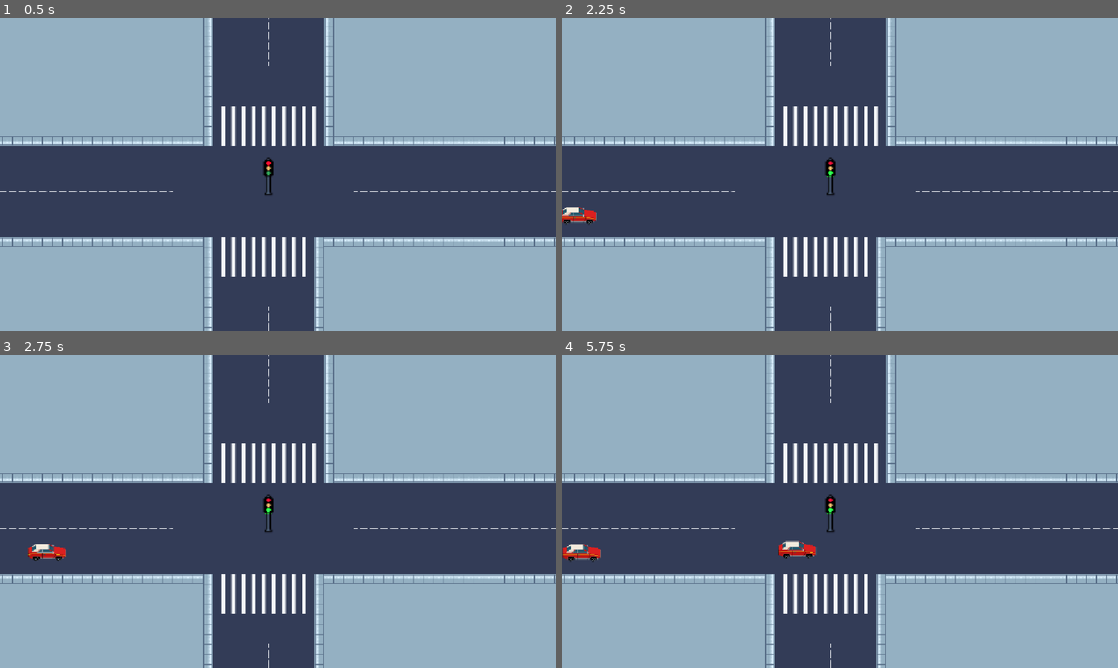
Above: before the commit, frames 1-4 (two rows, left to right).
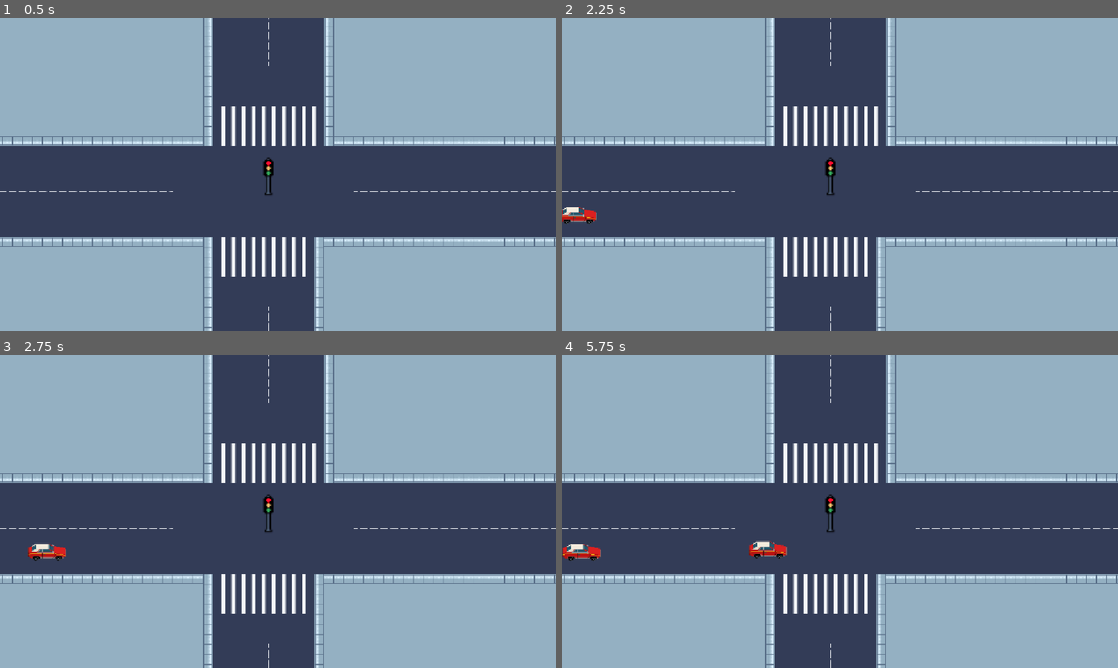
Above: after the commit, the same moments.

Repository: lafgo-fc/game-jam-repoooo
Game: Godot game, scene res://scne/test_one.tscn
The game is run twice, just before and just after one commit, with the same random seed, the same clock (stepped at 60 frames per second) and the same inputs.
Inputs:
- Up to frame 1 (0.5 s): no input
- Up to frame 2 (2.25 s): tap Enter (ui_accept) at 0.5, 0.77, 1.25, 1.52 s; hold Right (ui_right) 0.53-2.03 s; tap F (traffic control) at 0.6, 1.35, 2.1 s; hold Left (ui_left) from 2.03 s (still down)
- Up to frame 3 (2.75 s): keep holding Left (ui_left)
- Up to frame 4 (5.75 s): release Left (ui_left) at 2.78 s; hold Right (ui_right) 2.78-4.28 s; tap F (traffic control) every 0.75 s from 2.85 to 5.1 s; tap Enter (ui_accept) at 3.02, 3.77, 4.52 s; hold Left (ui_left) 4.28-5.03 s; hold Right (ui_right) from 5.03 s (still down)

Frame 1 is identical in both runs. In frame 2, 0.1% of the frame differs, in the area x 0-49%, y 45-66%; in frame 3, 0.1%; in frame 4, 0.7%, in the area x 0-49%, y 45-67%.

Commit message:
added timer script

Diff:
--- a/scne/scripts/traffic.gd
+++ b/scne/scripts/traffic.gd
@@ -3,9 +3,10 @@
 @onready var green_light = $green
 @onready var timer = $Timer
 var light : String = "red"
+var timer_stopped : bool =  false
 
 func _process(delta: float) -> void:
-	if Input.is_action_just_pressed("traffic control"):
+	if Input.is_action_just_pressed("traffic control") or light == "green":
 		if light=="red":
 			light = "green"
 		else:
@@ -14,10 +15,21 @@
 	_light_color()
 
 
-func _light_color() -> void:
+func _light_color():
 	if light == "red":
 		red_light.show()
 		green_light.hide()
+
+		if timer.is_stopped():
+			timer.start(3.0)
+			await timer.timeout
+			light = "green"
+
 	elif light == "green":
 		green_light.show()
 		red_light.hide()
+
+		if timer.is_stopped():
+			timer.start(3.0)
+			await timer.timeout
+			light = "red"
--- a/scne/traffic_lighttt.tscn
+++ b/scne/traffic_lighttt.tscn
@@ -65,3 +65,4 @@
 [node name="Timer" type="Timer" parent="." unique_id=1521652953]
 wait_time = 3.0
 one_shot = true
+autostart = true
